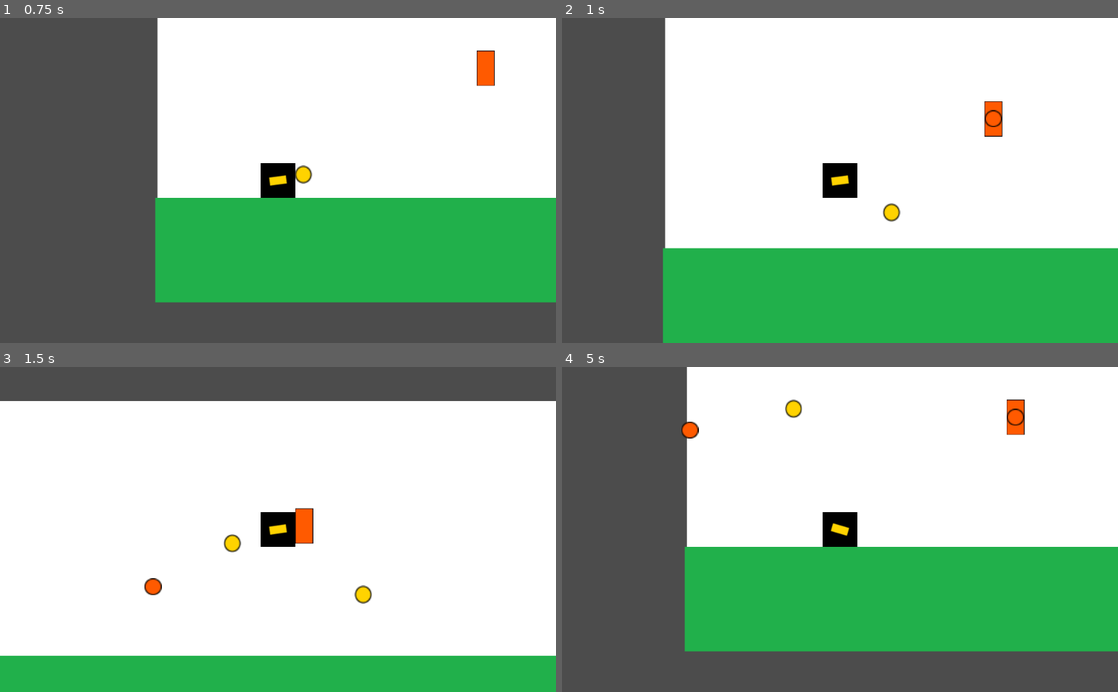
Above: before the commit, frames 1-4 (two rows, left to right).
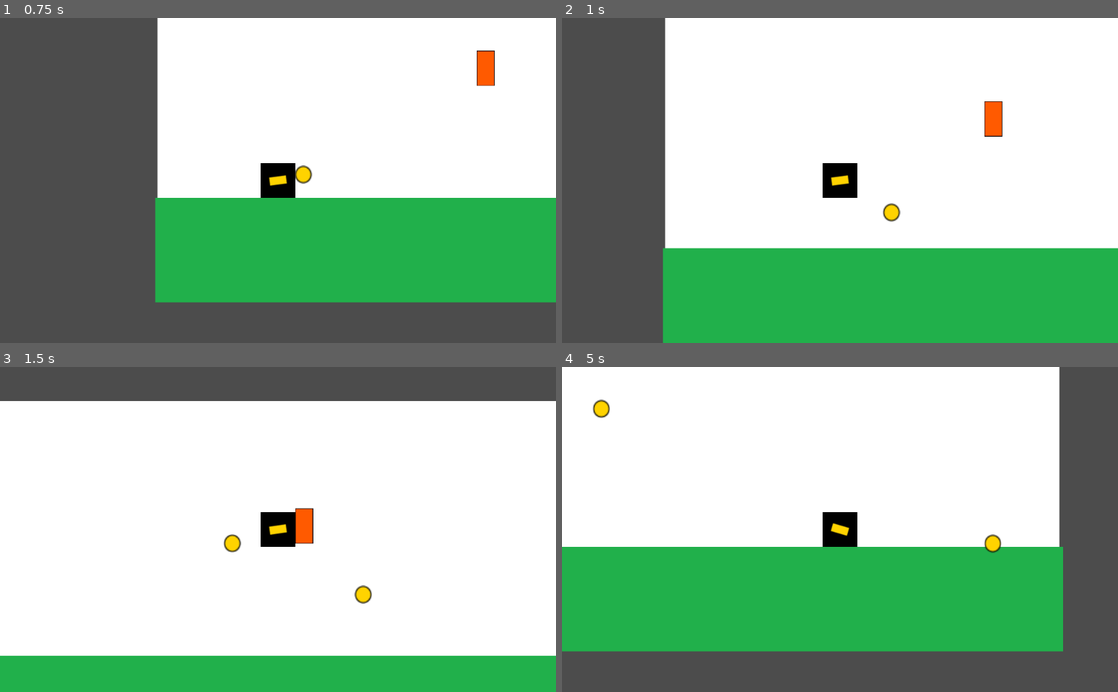
Above: after the commit, the same moments.

Repository: pasqualegabriel/videojuegos-workshop
Game: Godot game, scene res://Main.tscn
Two runs of this game, one before a commit and one after it. Both use one fixed random seed, a clock stepped at 60 frames per second and the inputs below.
Inputs (mouse positions are in pixels of both pictures, inside the frame that each line leads up to):
- Up to frame 1 (0.75 s): move the mouse to (400, 164) at 0.52 s; hold Right (right) from 0.53 s (still down); click (400, 164) at 0.6 s
- Up to frame 2 (1 s): keep holding Right (right); tap Up (jump) at 0.77 s
- Up to frame 3 (1.5 s): keep holding Right (right); move the mouse to (166, 545) at 1.27 s; click (166, 545) at 1.35 s
- Up to frame 4 (5 s): tap Up (jump) at 1.52, 3.02, 3.77, 4.52 s; move the mouse to (895, 458) at 2.02 s; release Right (right) at 2.03 s; hold Left (left) 2.03-2.78 s; click (895, 458) at 2.1 s; move the mouse to (812, 594) at 2.77 s; hold Right (right) 2.78-4.28 s; click (812, 594) at 2.85 s; move the mouse to (1006, 578) at 3.52 s; click (1006, 578) at 3.6 s; move the mouse to (673, 480) at 4.27 s; hold Left (left) from 4.28 s (still down); click (673, 480) at 4.35 s

Frame 1 is identical in both runs. In frame 2, less than 0.1% of the frame differs, in the area x 76-80%, y 28-34%; in frame 3, 0.1%; in frame 4, 29%, in the area x 0-100%, y 0-88%.

Commit message:
bye turret

Diff:
--- a/entities/Projectile.gd
+++ b/entities/Projectile.gd
@@ -1,14 +1,36 @@
 extends Area2D
+
+onready var life_timer = $LifeTimer
 
 var container
 var direction:Vector2
 var velocity:float = 600
+var is_player_projectile:bool
 
-func initialize(_container, init_pos, _direction):
+func initialize(_container, init_pos, _direction, _is_player_projectile):
 	container = _container
 	container.add_child(self)
 	direction = _direction
 	global_position = init_pos
+	is_player_projectile = _is_player_projectile
 
 func _physics_process(delta):
 	global_position += direction * velocity * delta
+
+func _on_Projectile_body_entered(body):
+	if body.is_in_group("player") and !is_player_projectile:
+		print('player hit')
+		remove()
+	if body.is_in_group("turret") and is_player_projectile:
+		body.hit()
+		remove()
+
+func remove():
+	call_deferred('bye')
+
+func bye():
+	get_parent().remove_child(self)
+	queue_free()
+
+func _on_LifeTimer_timeout():
+	remove()
--- a/entities/Projectile.tscn
+++ b/entities/Projectile.tscn
@@ -12,3 +12,10 @@
 
 [node name="CollisionShape2D" type="CollisionShape2D" parent="."]
 shape = SubResource( 1 )
+
+[node name="LifeTimer" type="Timer" parent="."]
+wait_time = 4.0
+one_shot = true
+autostart = true
+[connection signal="body_entered" from="." to="." method="_on_Projectile_body_entered"]
+[connection signal="timeout" from="LifeTimer" to="." method="_on_LifeTimer_timeout"]
--- a/entities/enemies/Turret.gd
+++ b/entities/enemies/Turret.gd
@@ -8,7 +8,6 @@
 
 func _ready():
 	add_to_group("turret")
-	fire_timer.start()
 
 func initialize(_container):
 	container = _container
@@ -18,5 +17,20 @@
 
 func fire():
 	var proj = projectile.instance()
-	proj.initialize(get_parent(), global_position, global_position.direction_to(get_parent().player.global_position))
+	proj.initialize(get_parent(), global_position, global_position.direction_to(get_parent().player.global_position), false)
 	fire_timer.start()
+
+func hit():
+	call_deferred('bye')
+
+func bye():
+	get_parent().remove_child(self)
+	queue_free()
+
+func _on_Area2D_body_entered(body):
+	if body.is_in_group("player"):
+		fire_timer.start()
+
+func _on_Area2D_body_exited(body):
+	if body.is_in_group("player"):
+		fire_timer.stop()
--- a/entities/enemies/Turret.tscn
+++ b/entities/enemies/Turret.tscn
@@ -6,6 +6,9 @@
 
 [sub_resource type="RectangleShape2D" id=1]
 extents = Vector2( 16, 32 )
+
+[sub_resource type="CircleShape2D" id=2]
+radius = 309.366
 
 [node name="Turret" type="StaticBody2D"]
 script = ExtResource( 2 )
@@ -19,4 +22,11 @@
 
 [node name="FireTimer" type="Timer" parent="."]
 one_shot = true
+
+[node name="Area2D" type="Area2D" parent="."]
+
+[node name="CollisionShape2D" type="CollisionShape2D" parent="Area2D"]
+shape = SubResource( 2 )
 [connection signal="timeout" from="FireTimer" to="." method="_on_FireTimer_timeout"]
+[connection signal="body_entered" from="Area2D" to="." method="_on_Area2D_body_entered"]
+[connection signal="body_exited" from="Area2D" to="." method="_on_Area2D_body_exited"]
--- a/entities/player/Player.gd
+++ b/entities/player/Player.gd
@@ -40,7 +40,8 @@
 
 func fire():
 	var proj = projectile.instance()
-	proj.initialize(get_parent(), cannon.global_position, global_position.direction_to(fire_pos.global_position))
+	proj.initialize(get_parent(), cannon.global_position, global_position.direction_to(fire_pos.global_position), true)
+
 
 #	var x_dir = int(Input.is_action_pressed("right")) - int(Input.is_action_pressed("left"))
 #	position.x += x_dir * velocity * delta
Not shown: 1 places in entities/enemies/Turret.tscn that only renumber resources
